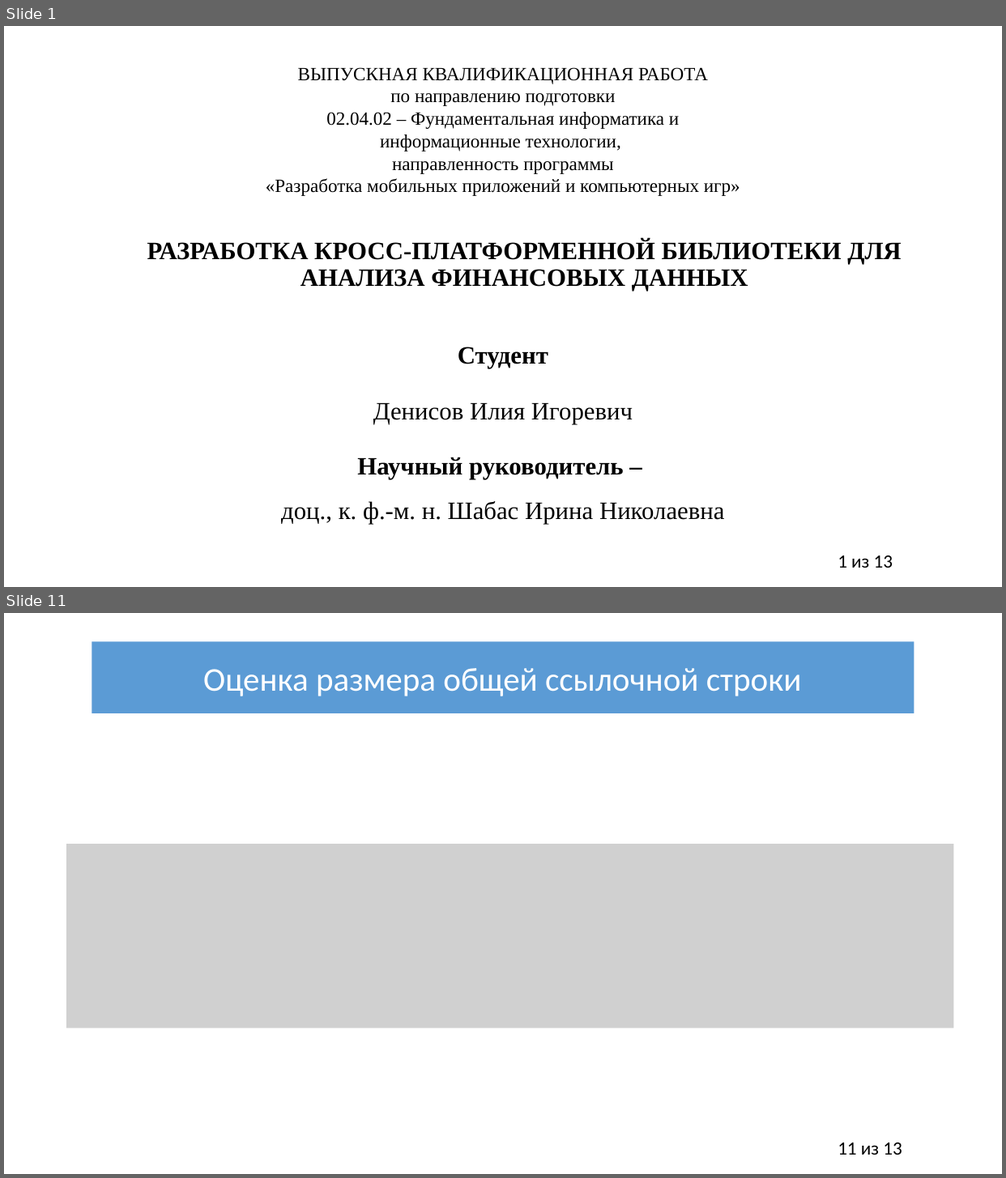
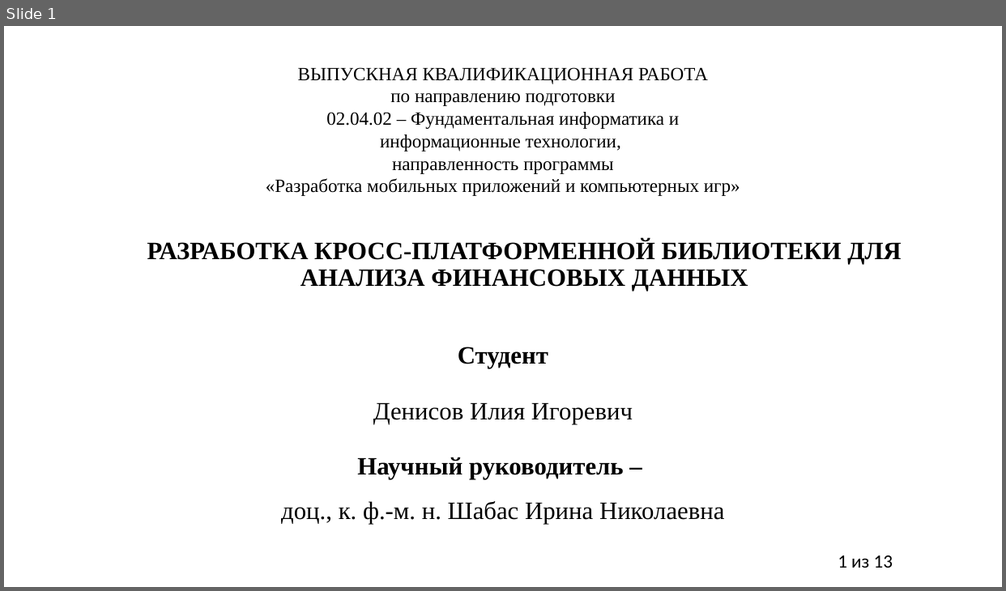
Before and after one commit to IliiaDenisov/masters-thesis, a slide deck: Презентация диплома.pptx. Shown one above the other, each under a label of ours: slides 1 and 11 before the commit, slide 1 after it; the slides between them are not shown. The pictures are 1006x1178 and 1006x591 pixels, drawn with LibreOffice and Linux fonts; fonts in the diff are those of the drawing; grey boxes stand for pictures. Boxes give left, top, right and bottom in pixels: in the first picture for what was removed or moved away, otherwise in the second. Text is boxed around its words. In the diff, an @@ line names an element or a change of style, - is before the commit and + after.

```diff
--- a/Презентация диплома.pptx
+++ b/Презентация диплома.pptx
@@ slide 11 removed at (4,613,1002,1174), background #FFFFFF; not listed: 1 template element that a slide beside it also shows @@
@@ rectangle removed at (91,641,914,713) @@
-Оценка размера общей ссылочной строки
@@ picture removed at (66,844,953,1029) @@
```
Also in this commit, not shown: 1 slide changed, 5 slides added, 10 other slides removed.
